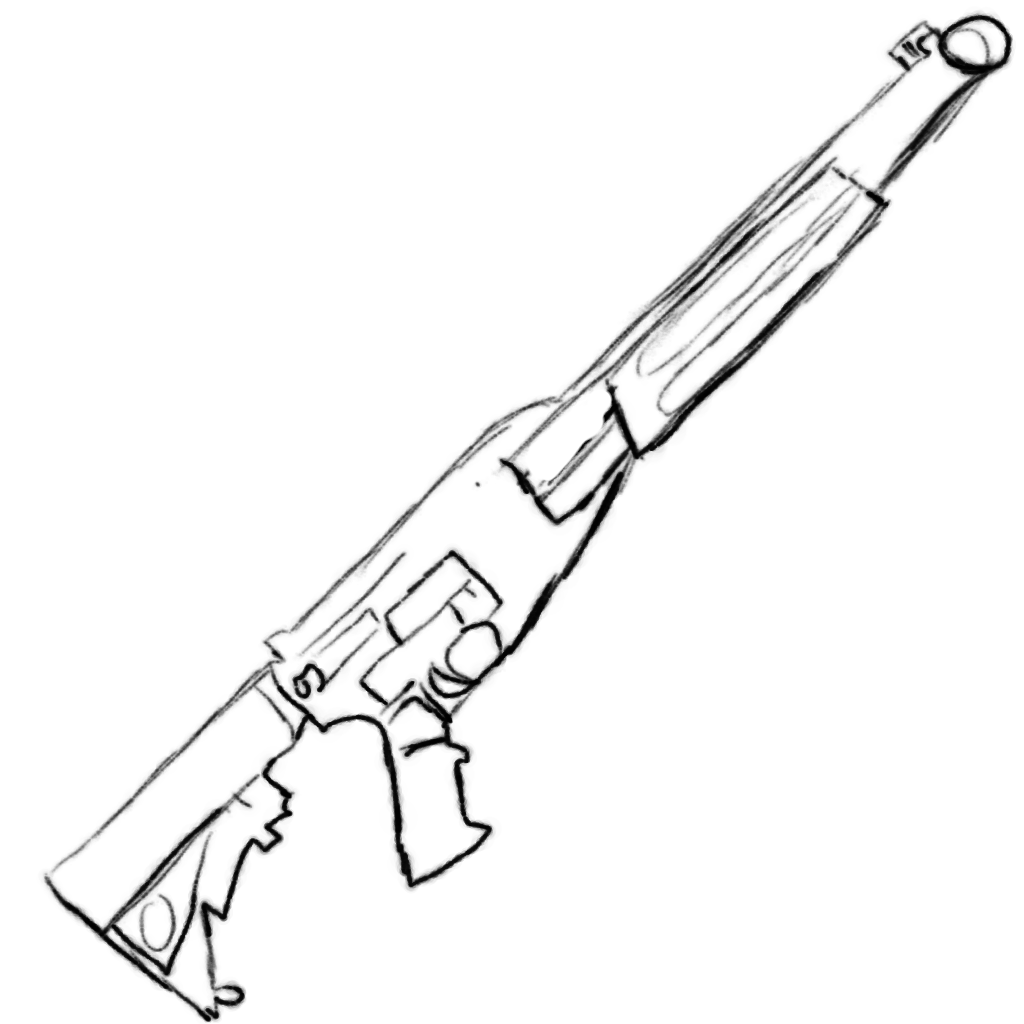
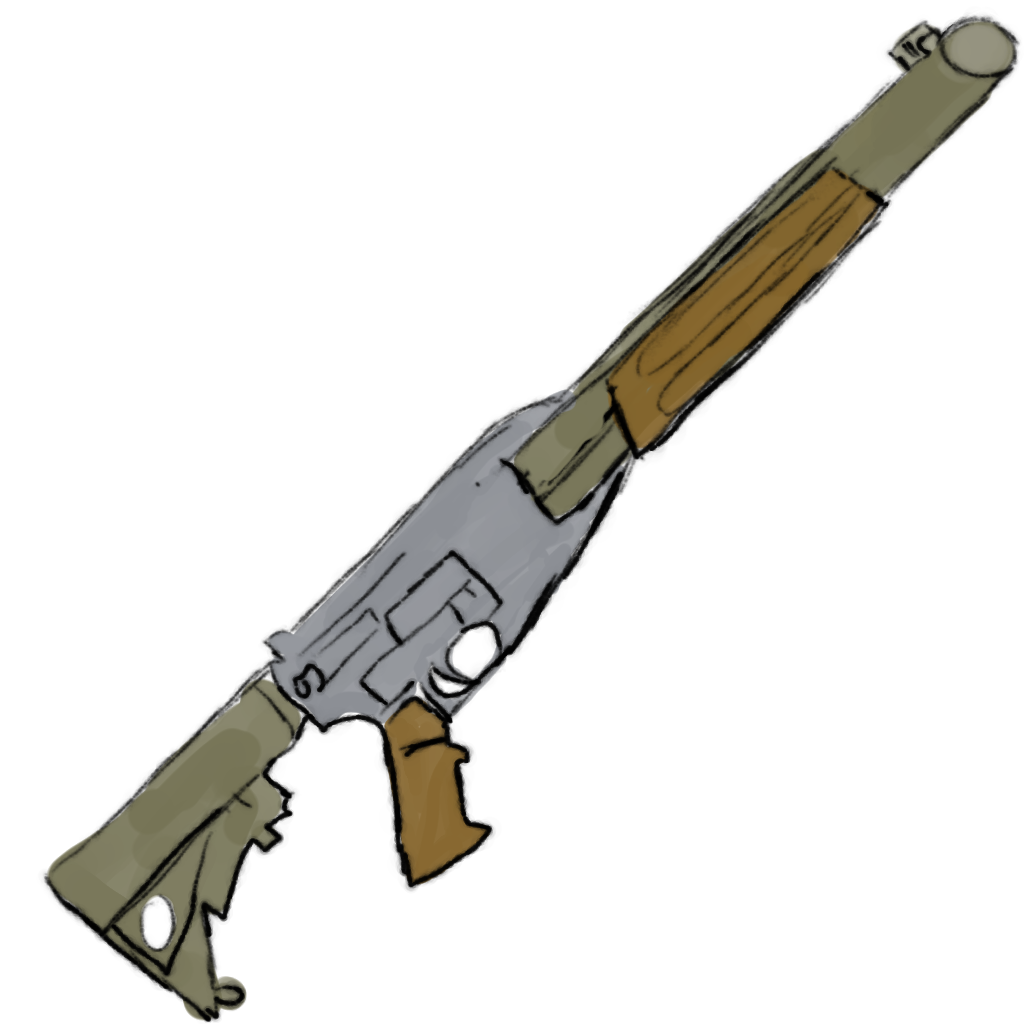
Before/after of a (1024, 1024) layered artwork. What changed in the layer stack:
painted on "Malebene 1" over [46, 9, 1022, 1021]
added layer "Malebene 2" above "Malebene 4" over [320, 128, 896, 885]
added layer "Malebene 4" above "Malebene 3" over [256, 384, 640, 768]
added layer "Malebene 3" above "backup" over [46, 9, 1022, 1021]
